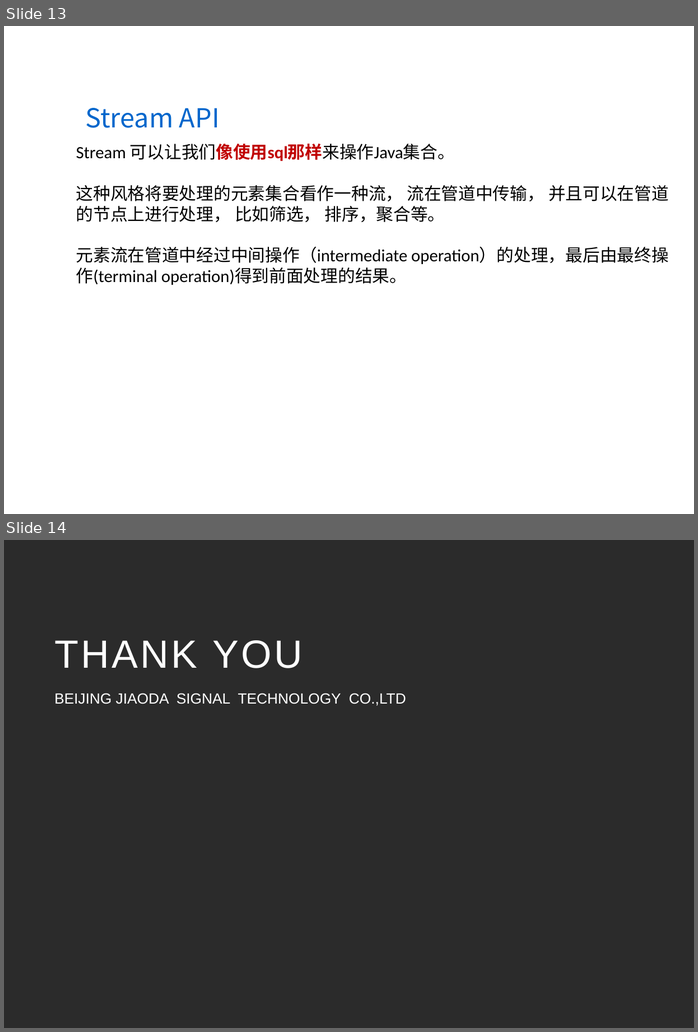
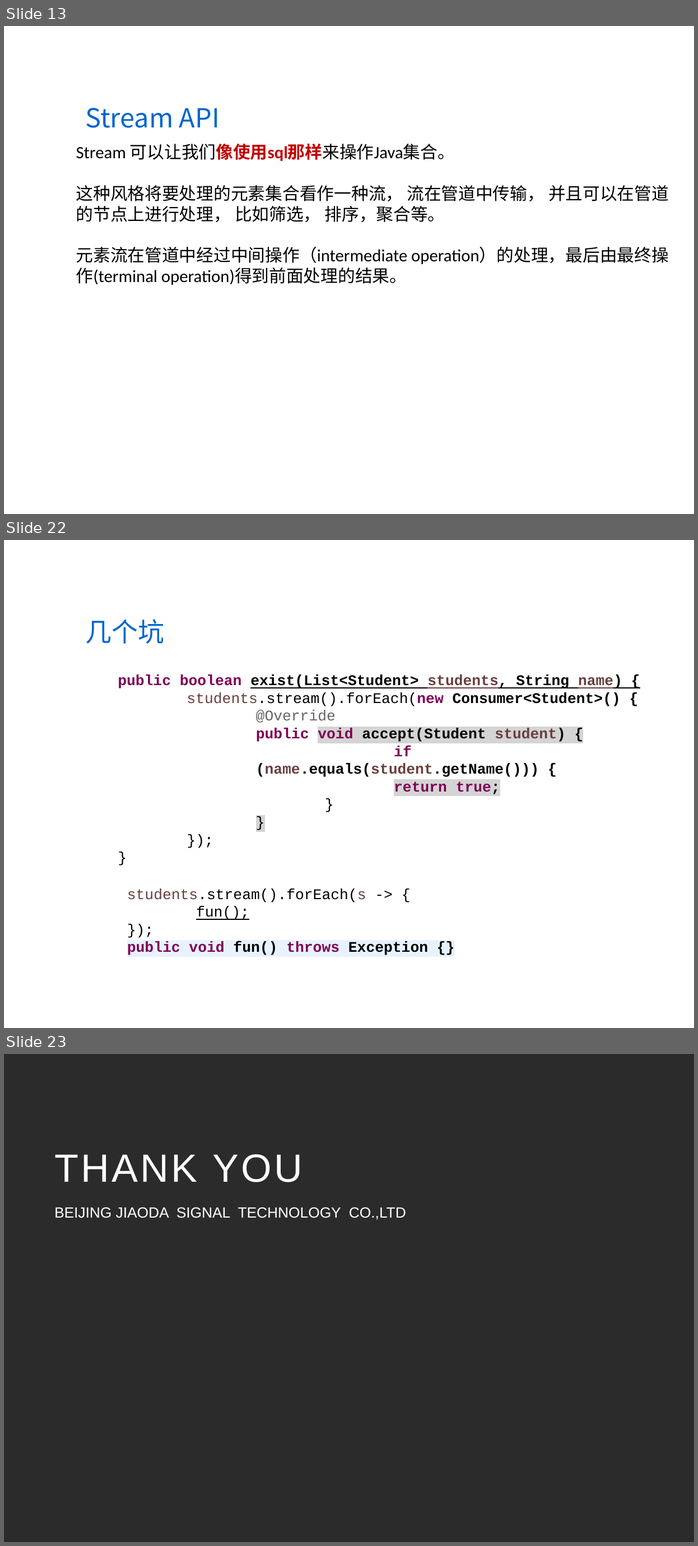
Before and after one commit to wanglei949758173/study, a slide deck: share/Java8(LambdaExpressions&StreamAPI).pptx. Shown one above the other, each under a label of ours: slides 13 and 14 before the commit, slides 13, 22 and 23 after it; the slides between them are not shown. The pictures are 698x1032 and 698x1546 pixels, drawn with LibreOffice and Linux fonts; fonts in the diff are those of the drawing; background and template pictures are left out; a plain dark background stands for a picture behind light text. Boxes give left, top, right and bottom in pixels: in the first picture for what was removed or moved away, otherwise in the second. Text is boxed around its words. In the diff, an @@ line names an element or a change of style, - is before the commit and + after.

```diff
--- a/share/Java8(LambdaExpressions&StreamAPI).pptx
+++ b/share/Java8(LambdaExpressions&StreamAPI).pptx
@@ slide 22 added at (4, 540, 694, 1028), background picture (left out) @@
@@ text added at (85, 619, 164, 644), 32 pt, text #0066CC @@
+几个坑
@@ text added at (118, 675, 622, 794), 18 pt, text #000000, bold @@
+public boolean exist(List<Student> students, String name) {
+students.stream().forEach(new Consumer<Student>() {
+@Override
+        public void accept(Student student) {
+        if (name.equals(student.getName())) {
+return true;
+}
+}
+});
+}
@@ text added at (127, 888, 428, 955), 18 pt, text #000000 @@
+students.stream().forEach(s -> {
+fun();
+});
+public void fun() throws Exception {}
@@ what was slide 14 is now slide 23 @@
```
Also in this commit, not shown: 2 slides changed, 8 other slides added, 12 other files.
